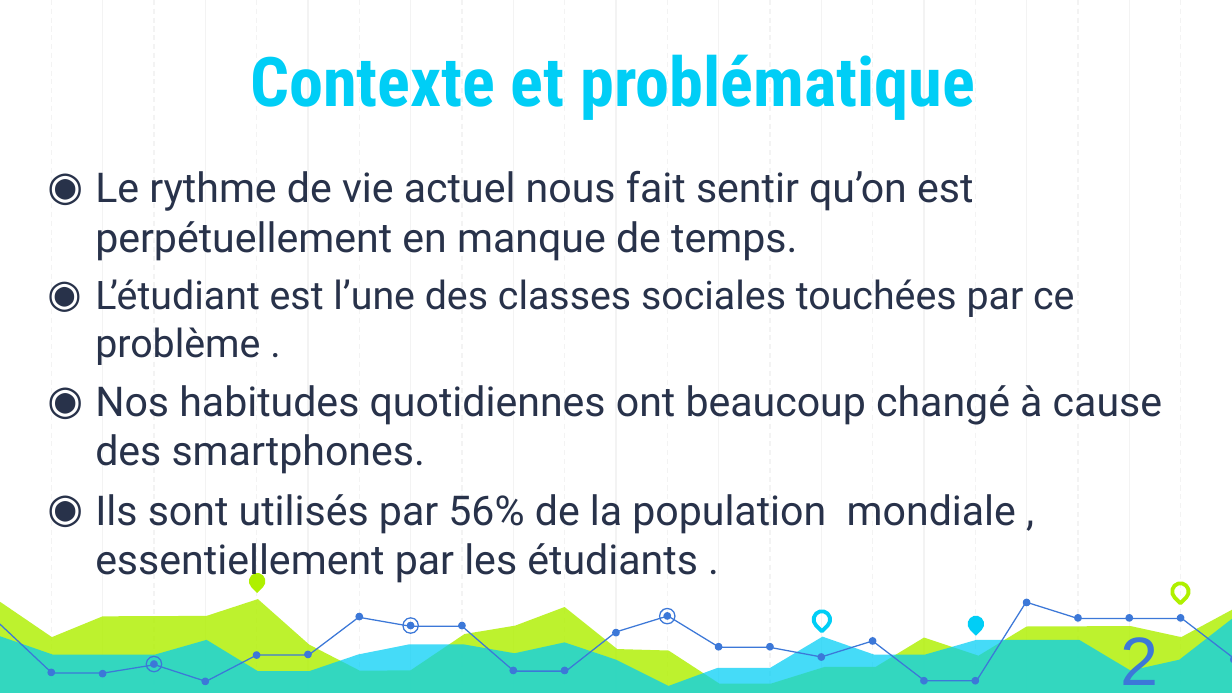
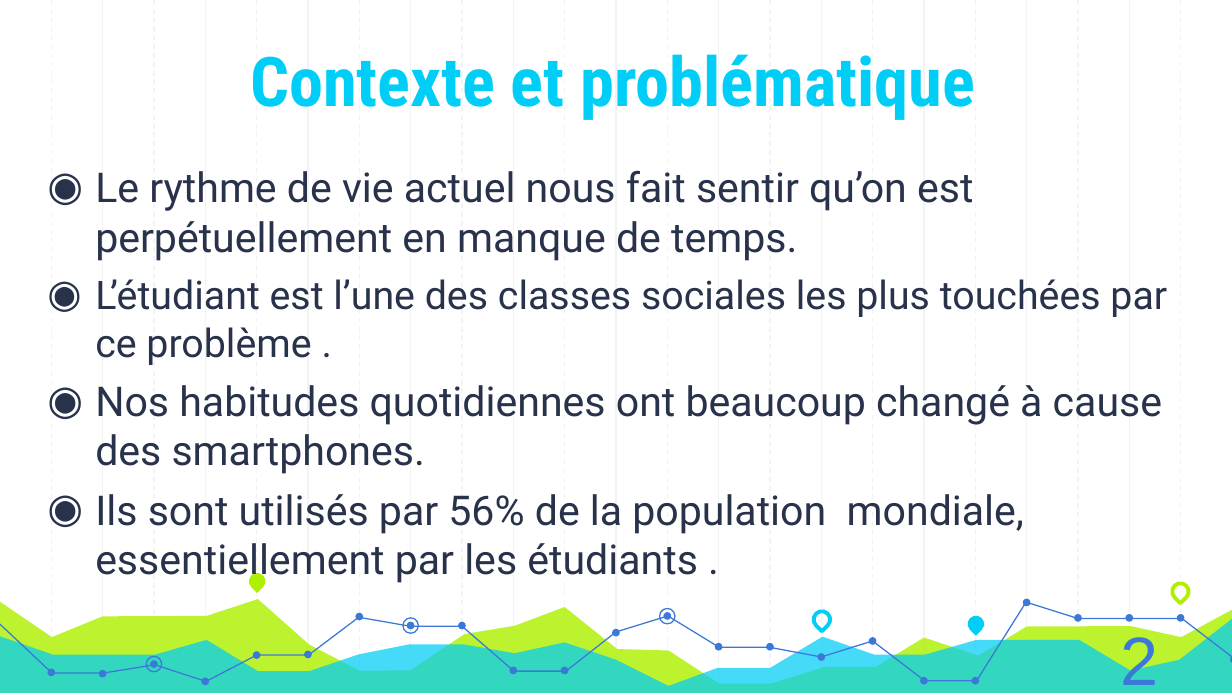
Before and after one commit to AzeddineZadir/docpfc, a slide deck: slide 4 of présentation licence 3.pptx. Drawn at 1232x693 pixels with LibreOffice and Linux fonts; fonts in the diff are those of the drawing. Boxes give left, top, right and bottom in pixels: in the first picture for what was removed or moved away, otherwise in the second. Text is boxed around its words. In the diff, an @@ line names an element or a change of style, - is before the commit and + after.

```diff
--- a/présentation licence 3.pptx
+++ b/présentation licence 3.pptx
@@ text at (95, 279, 1167, 365): text changed @@
-◉ L’étudiant est l’une des classes sociales touchées par ce problème .
+◉ L’étudiant est l’une des classes sociales les plus touchées par ce problème .
@@ text at (95, 494, 1024, 584): spaces changed @@
-◉ Ils sont utilisés par 56% de la population mondiale , essentiellement par les étudiants .
+◉ Ils sont utilisés par 56% de la population mondiale, essentiellement par les étudiants .
```
Also in this commit, not shown: 8 other slides changed.
